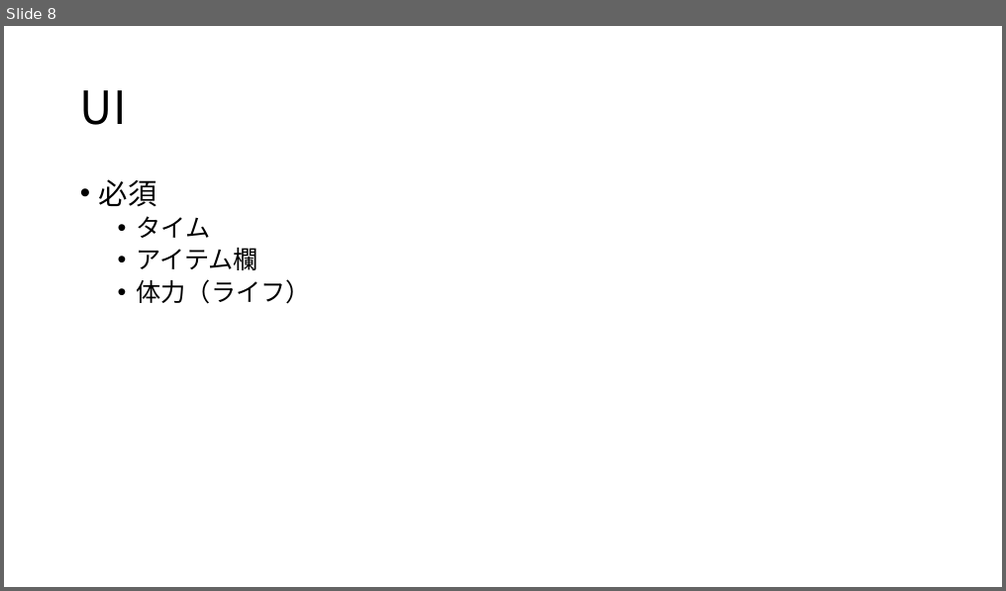
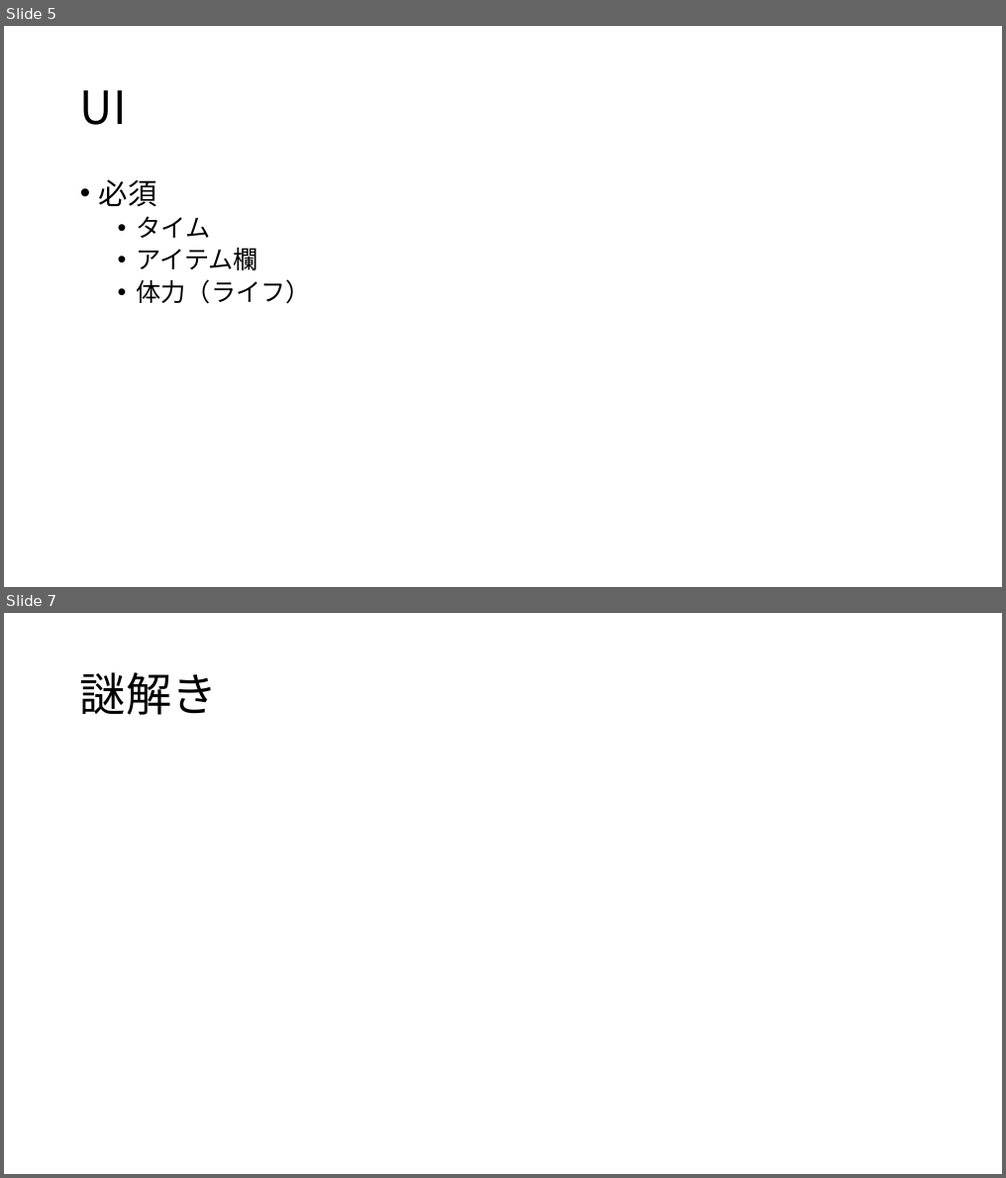
Before and after one commit to anabukiGC/GCLUC2023, a slide deck: 高松ゲーム.pptx. Shown one above the other, each under a label of ours: slide 8 before the commit, slides 5 and 7 after it; the slides between them are not shown. The pictures are 1006x591 and 1006x1178 pixels, drawn with LibreOffice and Linux fonts; fonts in the diff are those of the drawing. Boxes give left, top, right and bottom in pixels: in the first picture for what was removed or moved away, otherwise in the second. Text is boxed around its words. In the diff, an @@ line names an element or a change of style, - is before the commit and + after.

```diff
--- a/高松ゲーム.pptx
+++ b/高松ゲーム.pptx
@@ slide 7 added at [4,613,1002,1174], background #FFFFFF @@
@@ title added at [80,672,218,715], 44 pt, text #000000 @@
+謎解き
@@ what was slide 8 is now slide 5 @@
```
Also in this commit, not shown: 1 slide changed, 1 other slide added, 4 slides removed.
